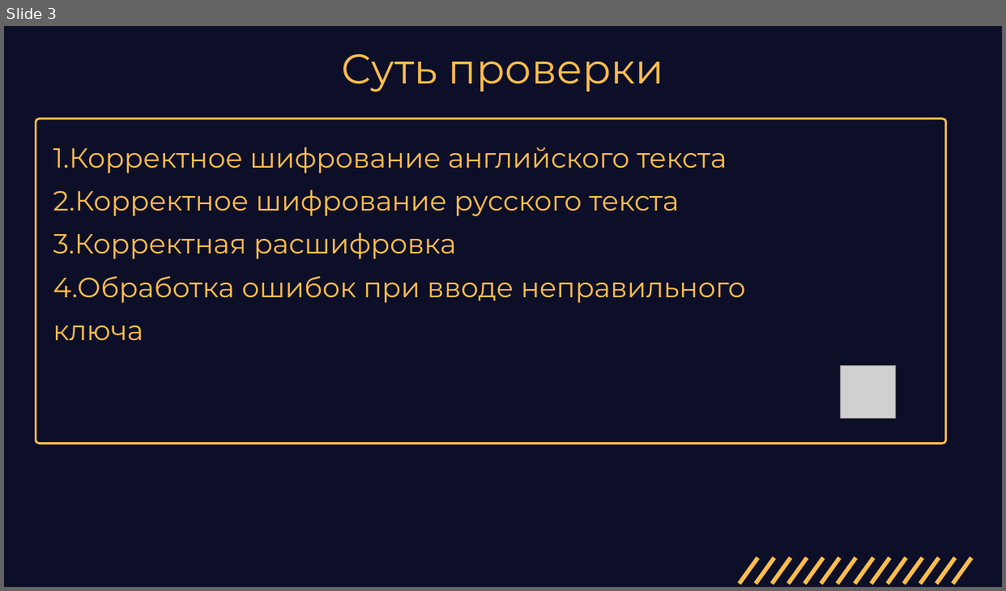
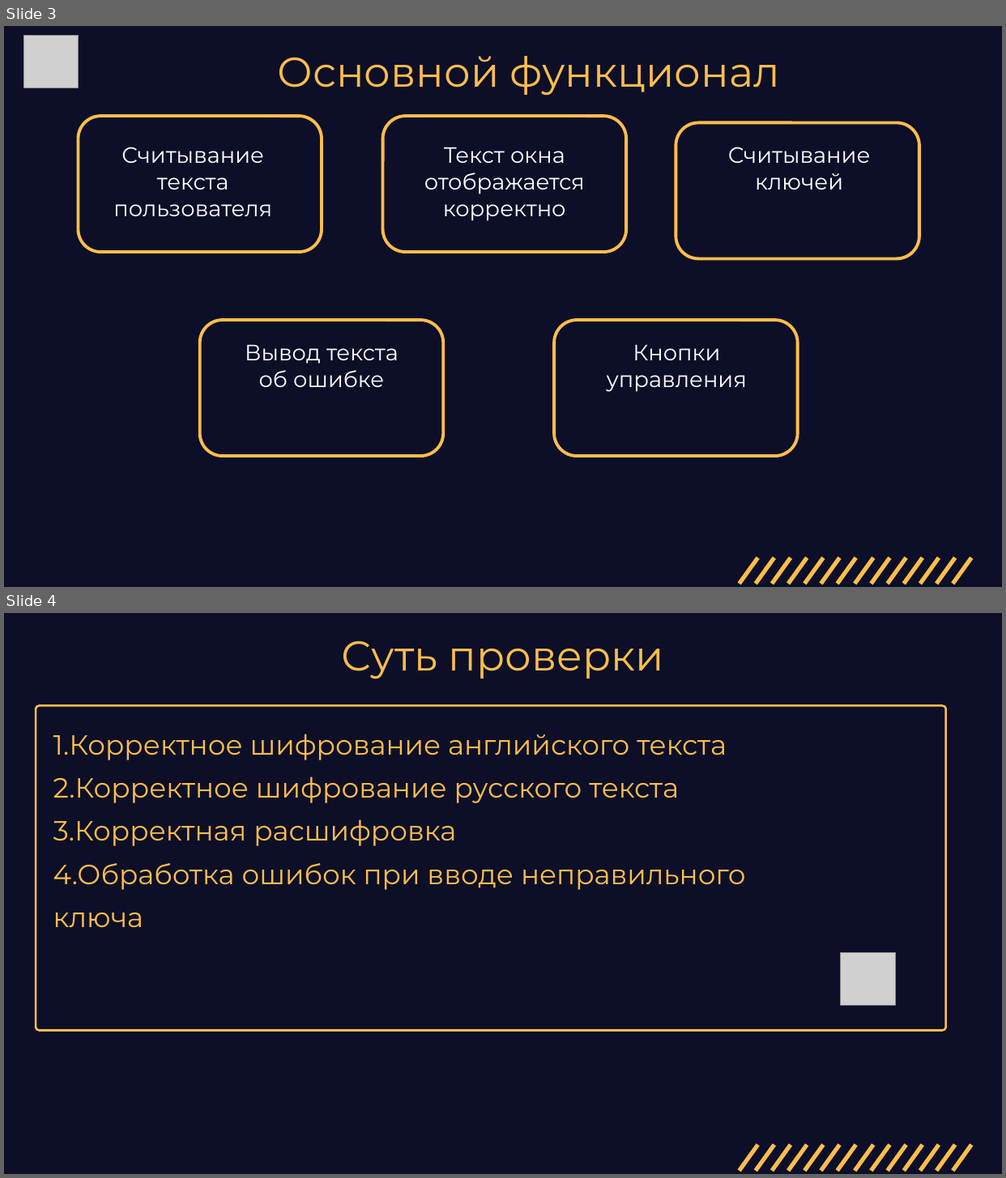
Before and after one commit to Samira13456/project1, a slide deck: pr11.pptx. Shown one above the other, each under a label of ours: slide 3 before the commit, slides 3 and 4 after it. The pictures are 1006x591 and 1006x1178 pixels, drawn with LibreOffice and Linux fonts; fonts in the diff are those of the drawing; grey boxes stand for pictures. Boxes give left, top, right and bottom in pixels: in the first picture for what was removed or moved away, otherwise in the second. Text is boxed around its words. In the diff, an @@ line names an element or a change of style, - is before the commit and + after.

```diff
--- a/pr11.pptx
+++ b/pr11.pptx
@@ slide 3 added at (x1=4, y1=26, x2=1002, y2=587), background #0C0F27 @@
@@ picture added at (x1=23, y1=36, x2=78, y2=88) @@
@@ text added at (x1=278, y1=56, x2=780, y2=96), 60 pt, text #FFBD4C @@
+Основной функционал
@@ rounded rectangle added at (x1=78, y1=116, x2=322, y2=252), outline #FFBD4C 4.5 pt @@
@@ rounded rectangle added at (x1=383, y1=116, x2=626, y2=252), outline #FFBD4C 4.5 pt @@
@@ text added at (x1=113, y1=147, x2=272, y2=216), 32 pt, text #FFFFFF @@
+Считывание текста пользователя
@@ text added at (x1=424, y1=147, x2=585, y2=221), 32 pt, text #FFFFFF @@
+Текст окна отображается корректно
@@ rounded rectangle added at (x1=675, y1=123, x2=919, y2=259), outline #FFBD4C 4.5 pt @@
@@ text added at (x1=728, y1=147, x2=871, y2=190), 32 pt, text #FFFFFF @@
+Считывание ключей
@@ rounded rectangle added at (x1=199, y1=320, x2=443, y2=456), outline #FFBD4C 4.5 pt @@
@@ rounded rectangle added at (x1=554, y1=320, x2=797, y2=456), outline #FFBD4C 4.5 pt @@
@@ text added at (x1=245, y1=344, x2=398, y2=387), 32 pt, text #FFFFFF @@
+Вывод текста об ошибке
@@ text added at (x1=607, y1=344, x2=747, y2=392), 32 pt, text #FFFFFF @@
+Кнопки управления
@@ group added at (x1=739, y1=558, x2=856, y2=584): 7 lines @@
@@ group added at (x1=854, y1=558, x2=971, y2=584): 7 lines @@
@@ what was slide 3 is now slide 4 @@
```
Also in this commit, not shown: 1 slide changed, 1 other slide added.
